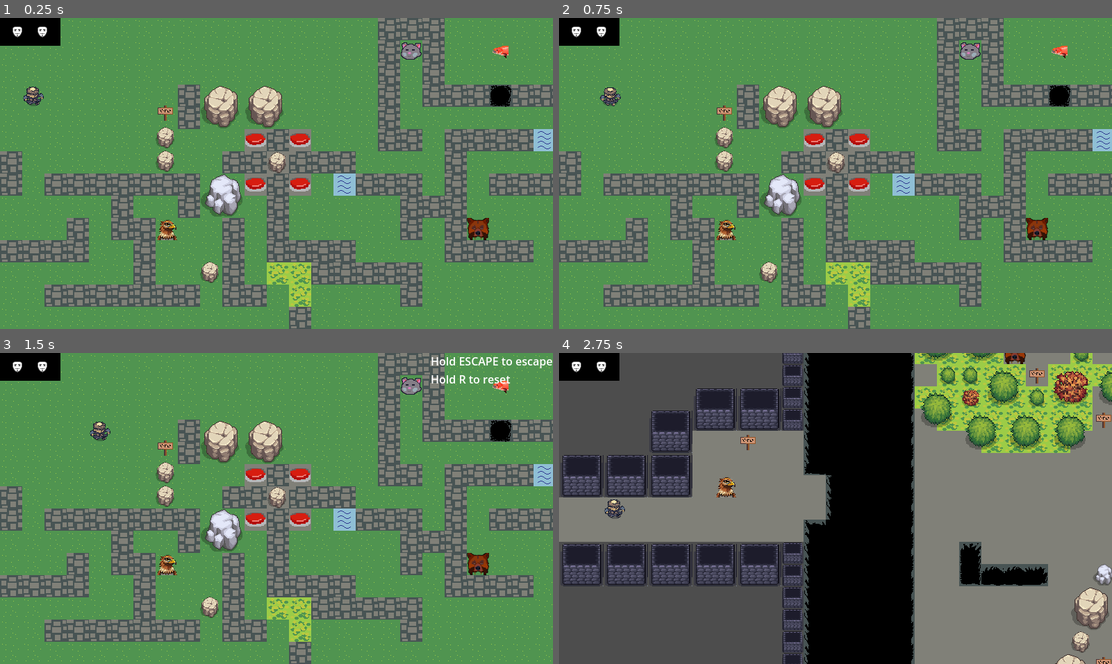
Above: before the commit, frames 1-4 (two rows, left to right).
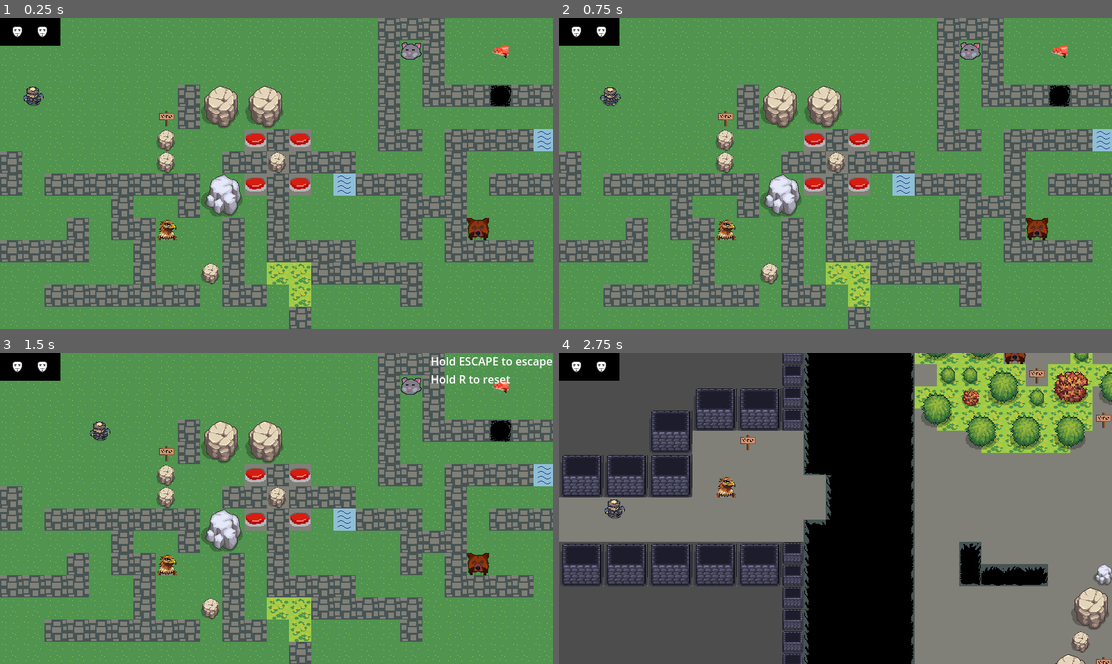
Above: after the commit, the same moments.

Repository: freeze88420/ggj26-spirit-masks-fork
Game: Godot game, scene res://levels/level_6.tscn
Same seed, same stepped clock (60 frames per second), same inputs: the game is played once before the commit and once after it. This scene is started directly instead of the project's main scene.
Inputs:
- Up to frame 1 (0.25 s): no input
- Up to frame 2 (0.75 s): tap Enter at 0.5 s; hold D (player_move_right) from 0.53 s (still down); tap Space (mask_interact) at 0.6 s
- Up to frame 3 (1.5 s): release D (player_move_right) at 1.28 s; hold Escape (back_action) from 1.28 s (still down); tap F (mask_swap) at 1.35 s
- Up to frame 4 (2.75 s): release Escape (back_action) at 2 s; click "Level 1" at 2 s

The runs differ from the first frame. In frame 1, 0.5% of the frame differs, in the area x 28-40%, y 28-86%; in frame 2, 0.5%; in frame 3, 0.5%; in frame 4, nothing differs.

Commit message:
fix: level6 was offgrid. level3 didn't goal

Diff:
--- a/levels/level_3.tscn
+++ b/levels/level_3.tscn
@@ -1,11 +1,12 @@
-[gd_scene load_steps=7 format=4 uid="uid://bd22r54mjk5fs"]
+[gd_scene load_steps=8 format=4 uid="uid://bd22r54mjk5fs"]
 
 [ext_resource type="PackedScene" uid="uid://brykx73avx8aa" path="res://levels/level_base.tscn" id="1_vkd0v"]
-[ext_resource type="PackedScene" uid="uid://dvf1lj8er6a3f" path="res://masks/fish_mask.tscn" id="2_8l0e1"]
+[ext_resource type="PackedScene" uid="uid://cs6thwkrb2m66" path="res://masks/fish_mask.tscn" id="2_8l0e1"]
 [ext_resource type="PackedScene" uid="uid://casmchdhp3041" path="res://masks/eagle_mask.tscn" id="3_lfnxh"]
 [ext_resource type="PackedScene" uid="uid://cdeowxut7owbo" path="res://masks/bear_mask.tscn" id="4_ofchu"]
-[ext_resource type="PackedScene" path="res://masks/mouse_mask.tscn" id="5_jq78i"]
+[ext_resource type="PackedScene" uid="uid://5uft2nu2i33c" path="res://masks/mouse_mask.tscn" id="5_jq78i"]
 [ext_resource type="PackedScene" uid="uid://dja35qex5xp04" path="res://world_objects/boulder.tscn" id="6_lsnkt"]
+[ext_resource type="PackedScene" uid="uid://bkbhd33x46nf8" path="res://world_objects/goal.tscn" id="7_lfnxh"]
 
 [node name="level_3" instance=ExtResource("1_vkd0v")]
 
@@ -36,28 +37,31 @@
 layout_mode = 2
 text = "Back to Level Selection (ESC)"
 
-[node name="FishMask" parent="." index="6" instance=ExtResource("2_8l0e1")]
+[node name="FishMask" parent="WorldPlacedObjects" index="0" instance=ExtResource("2_8l0e1")]
 position = Vector2(368, 176)
 
-[node name="EagleMask" parent="." index="7" instance=ExtResource("3_lfnxh")]
+[node name="EagleMask" parent="WorldPlacedObjects" index="1" instance=ExtResource("3_lfnxh")]
 position = Vector2(80, 336)
 
-[node name="BearMask" parent="." index="8" instance=ExtResource("4_ofchu")]
+[node name="BearMask" parent="WorldPlacedObjects" index="2" instance=ExtResource("4_ofchu")]
 position = Vector2(48, 208)
 
-[node name="MouseMask" parent="." index="9" instance=ExtResource("5_jq78i")]
+[node name="MouseMask" parent="WorldPlacedObjects" index="3" instance=ExtResource("5_jq78i")]
 position = Vector2(240, 144)
 
-[node name="Boulder" parent="." index="10" instance=ExtResource("6_lsnkt")]
+[node name="Boulder" parent="WorldPlacedObjects" index="4" instance=ExtResource("6_lsnkt")]
 position = Vector2(304, 240)
 
-[node name="Boulder2" parent="." index="11" instance=ExtResource("6_lsnkt")]
+[node name="Boulder2" parent="WorldPlacedObjects" index="5" instance=ExtResource("6_lsnkt")]
 position = Vector2(752, 496)
 
-[node name="PlayerSpawnPoint" parent="WorldPlacedObjects" index="0"]
+[node name="PlayerSpawnPoint" parent="WorldPlacedObjects" index="6"]
 position = Vector2(80, 272)
 
-[node name="Player" parent="WorldPlacedObjects" index="1"]
+[node name="Player" parent="WorldPlacedObjects" index="7"]
 position = Vector2(80, 272)
 
+[node name="Goal" parent="WorldPlacedObjects" index="8" instance=ExtResource("7_lfnxh")]
+position = Vector2(848, 176)
+
 [connection signal="pressed" from="LevelCompleteOverlay/CenterContainer/VBoxContainer/Button" to="." method="exit_to_level_selector"]
--- a/levels/level_6.tscn
+++ b/levels/level_6.tscn
@@ -55,15 +55,15 @@
 script = ExtResource("8_l3m5x")
 sources = [NodePath("../AreaTrigger"), NodePath("../AreaTrigger2"), NodePath("../AreaTrigger3"), NodePath("../AreaTrigger4")]
 
-[node name="Sign" parent="." index="6" instance=ExtResource("9_3t5n2")]
-position = Vector2(238, 136)
+[node name="Sign" parent="WorldPlacedObjects" index="11" instance=ExtResource("9_3t5n2")]
+position = Vector2(240, 144)
 text = "Place all masks on the shrine"
 
-[node name="Boulder2" parent="." index="7" instance=ExtResource("10_v2dqh")]
-position = Vector2(239, 172)
+[node name="Boulder2" parent="WorldPlacedObjects" index="12" instance=ExtResource("10_v2dqh")]
+position = Vector2(240, 176)
 
-[node name="Boulder3" parent="." index="8" instance=ExtResource("10_v2dqh")]
-position = Vector2(239, 206)
+[node name="Boulder3" parent="WorldPlacedObjects" index="13" instance=ExtResource("10_v2dqh")]
+position = Vector2(240, 208)
 
-[node name="Boulder" parent="." index="9" instance=ExtResource("10_v2dqh")]
-position = Vector2(303, 366)
+[node name="Boulder" parent="WorldPlacedObjects" index="14" instance=ExtResource("10_v2dqh")]
+position = Vector2(304, 368)
Not shown: 2 places in levels/level_6.tscn that only renumber resources
